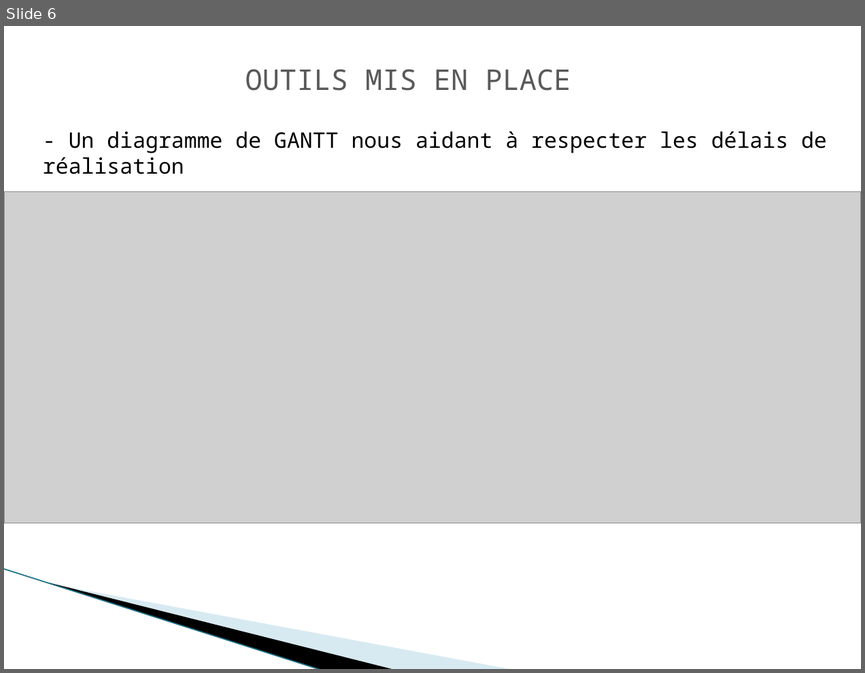
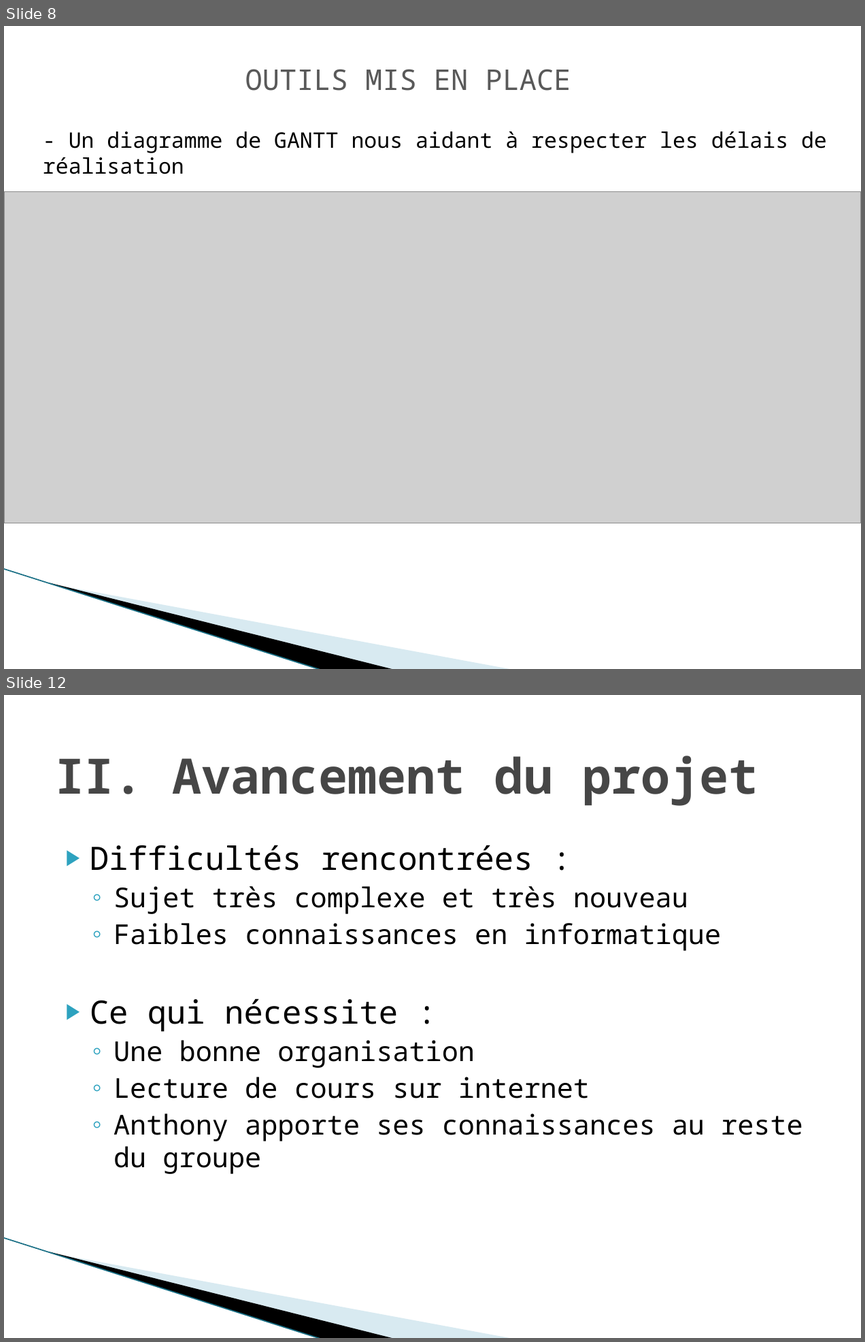
Before and after one commit to klnkg/cristallo3d, a slide deck: Preparation rencontre respo gestion/Powerpoint final/ANIMATION 3D EN CRISTALLOGRAPHIE.pptx. Shown one above the other, each under a label of ours: slide 6 before the commit, slides 8 and 12 after it; the slides between them are not shown. The pictures are 865x673 and 865x1342 pixels, drawn with LibreOffice and Linux fonts; fonts in the diff are those of the drawing; grey boxes stand for pictures; background and template pictures are left out. Boxes give left, top, right and bottom in pixels: in the first picture for what was removed or moved away, otherwise in the second. Text is boxed around its words. In the diff, an @@ line names an element or a change of style, - is before the commit and + after.

```diff
--- a/Preparation rencontre respo gestion/Powerpoint final/ANIMATION 3D EN CRISTALLOGRAPHIE.pptx
+++ b/Preparation rencontre respo gestion/Powerpoint final/ANIMATION 3D EN CRISTALLOGRAPHIE.pptx
@@ slide 12 added at <box>4,695,861,1338</box>, background #FFFFFF; not listed: 3 template elements that a slide beside it also shows @@
@@ title added at <box>55,756,757,806</box>, 41 pt, text #464646, bold @@
+II. Avancement du projet
@@ text added at <box>90,845,803,1174</box>, 23 pt, text #000000 @@
+▶ Difficultés rencontrées :
+  ◦ Sujet très complexe et très nouveau
+  ◦ Faibles connaissances en informatique
+▶ Ce qui nécessite :
+  ◦ Une bonne organisation
+  ◦ Lecture de cours sur internet
+  ◦ Anthony apporte ses connaissances au reste du groupe
@@ what was slide 6 is now slide 8 @@
```
Also in this commit, not shown: 2 slides changed, 4 other slides added.
